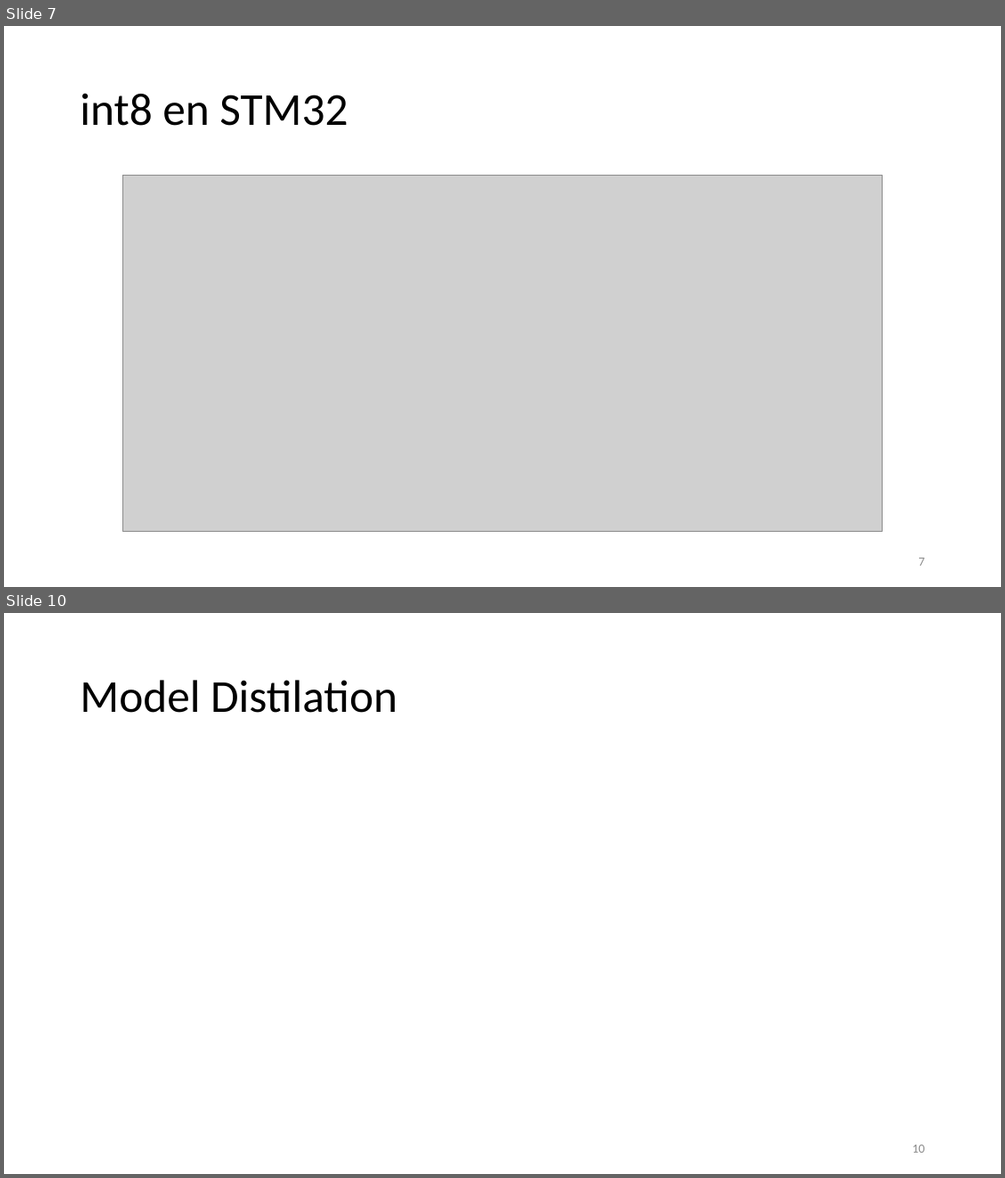
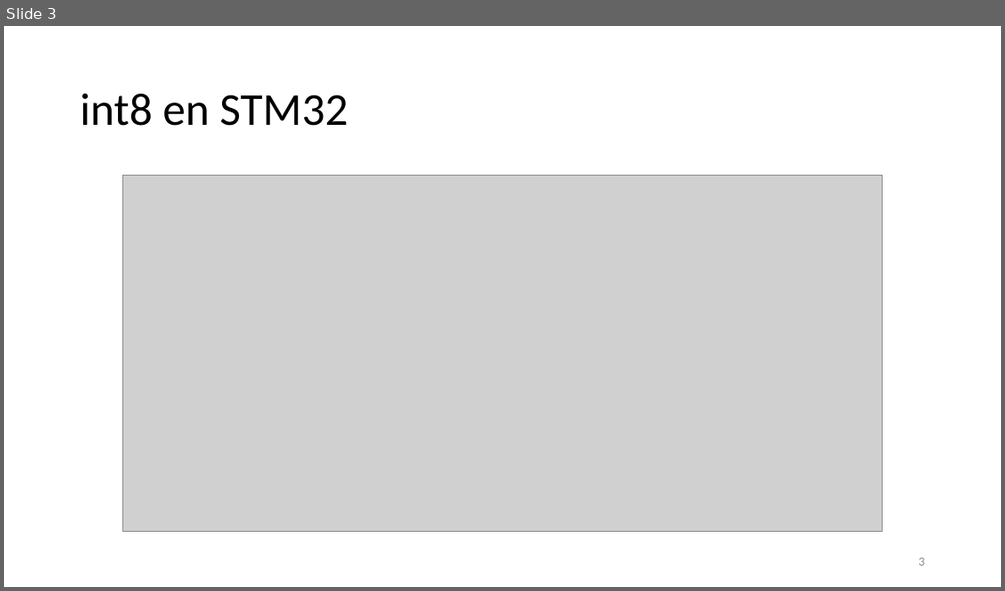
Before and after one commit to Daivd093/EdgeAI4BionicControl, a slide deck: Edge Computing para Control Biónico con Señales Cerebrales.pptx. Shown one above the other, each under a label of ours: slides 7 and 10 before the commit, slide 3 after it; the slides between them are not shown. The pictures are 1005x1178 and 1005x591 pixels, drawn with LibreOffice and Linux fonts; fonts in the diff are those of the drawing; grey boxes stand for pictures. Boxes give left, top, right and bottom in pixels: in the first picture for what was removed or moved away, otherwise in the second. Text is boxed around its words. In the diff, an @@ line names an element or a change of style, - is before the commit and + after.

```diff
--- a/Edge Computing para Control Biónico con Señales Cerebrales.pptx
+++ b/Edge Computing para Control Biónico con Señales Cerebrales.pptx
@@ slide 10 removed at bbox=[4, 613, 1001, 1174], background #FFFFFF @@
@@ title removed at bbox=[80, 680, 397, 713] @@
-Model Distilation
@@ page number removed at bbox=[912, 1144, 924, 1152] @@
-10
@@ what was slide 7 is now slide 3 @@
@@ page number at bbox=[918, 557, 924, 565]: text changed @@
-7
+3
```
Also in this commit, not shown: 5 slides added, 7 other slides removed, 5 other files.
